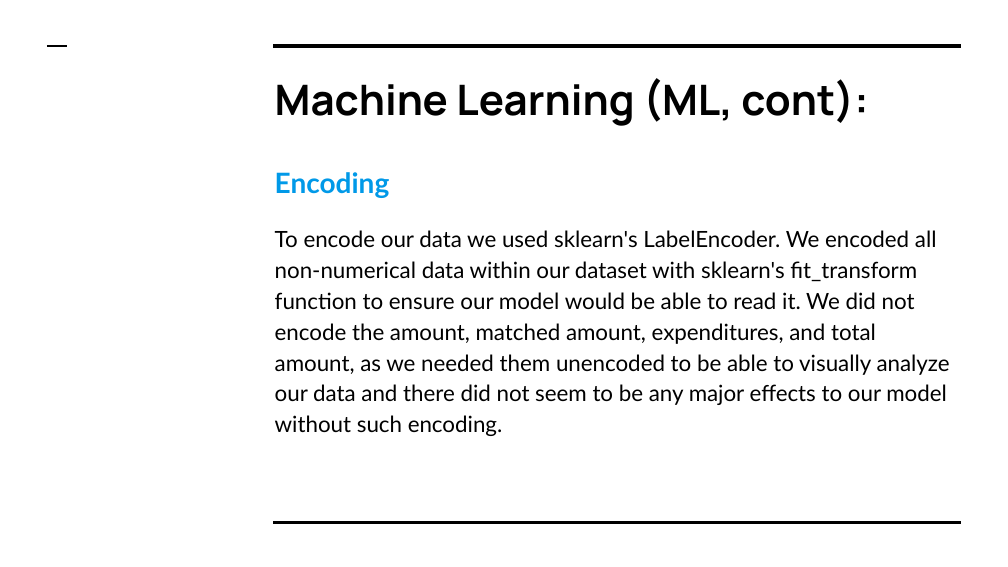
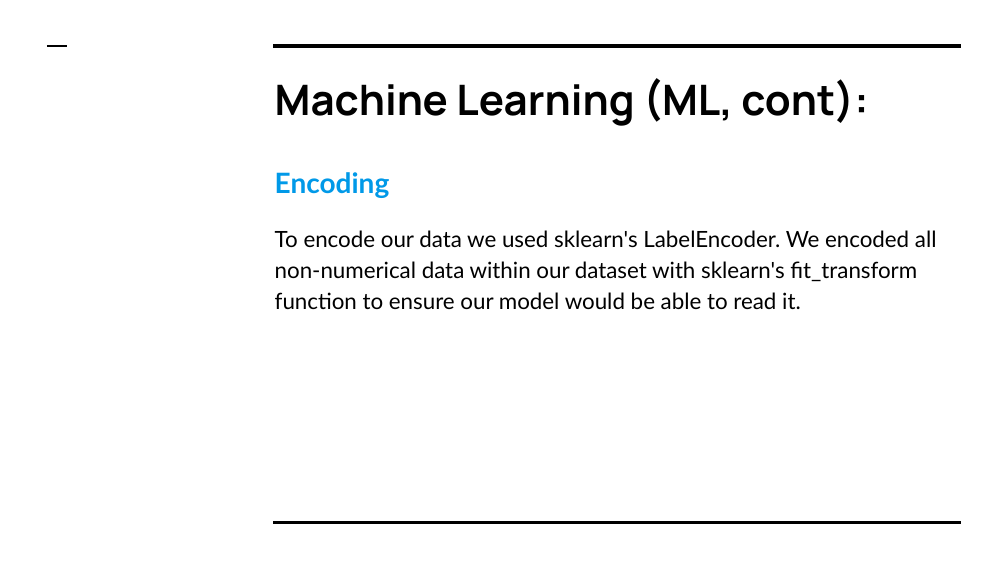
Before and after one commit to ssheggrud/Mod_20_Project, a slide deck: slide 29 of Presentation/Group5Presentation.pptx. Drawn at 1008x567 pixels with LibreOffice and Linux fonts; fonts in the diff are those of the drawing. Boxes give left, top, right and bottom in pixels: in the first picture for what was removed or moved away, otherwise in the second. Text is boxed around its words. In the diff, an @@ line names an element or a change of style, - is before the commit and + after.

```diff
--- a/Presentation/Group5Presentation.pptx
+++ b/Presentation/Group5Presentation.pptx
@@ text at [275,230,937,309]: text changed @@
-To encode our data we used sklearn's LabelEncoder. We encoded all non-numerical data within our dataset with sklearn's fit_transform function to ensure our model would be able to read it. We did not encode the amount, matched amount, expenditures, and total amount, as we needed them unencoded to be able to visually analyze our data and there did not seem to be any major effects to our model without such encoding.
+To encode our data we used sklearn's LabelEncoder. We encoded all non-numerical data within our dataset with sklearn's fit_transform function to ensure our model would be able to read it.
```
Also in this commit, not shown: 1 other slide changed.
